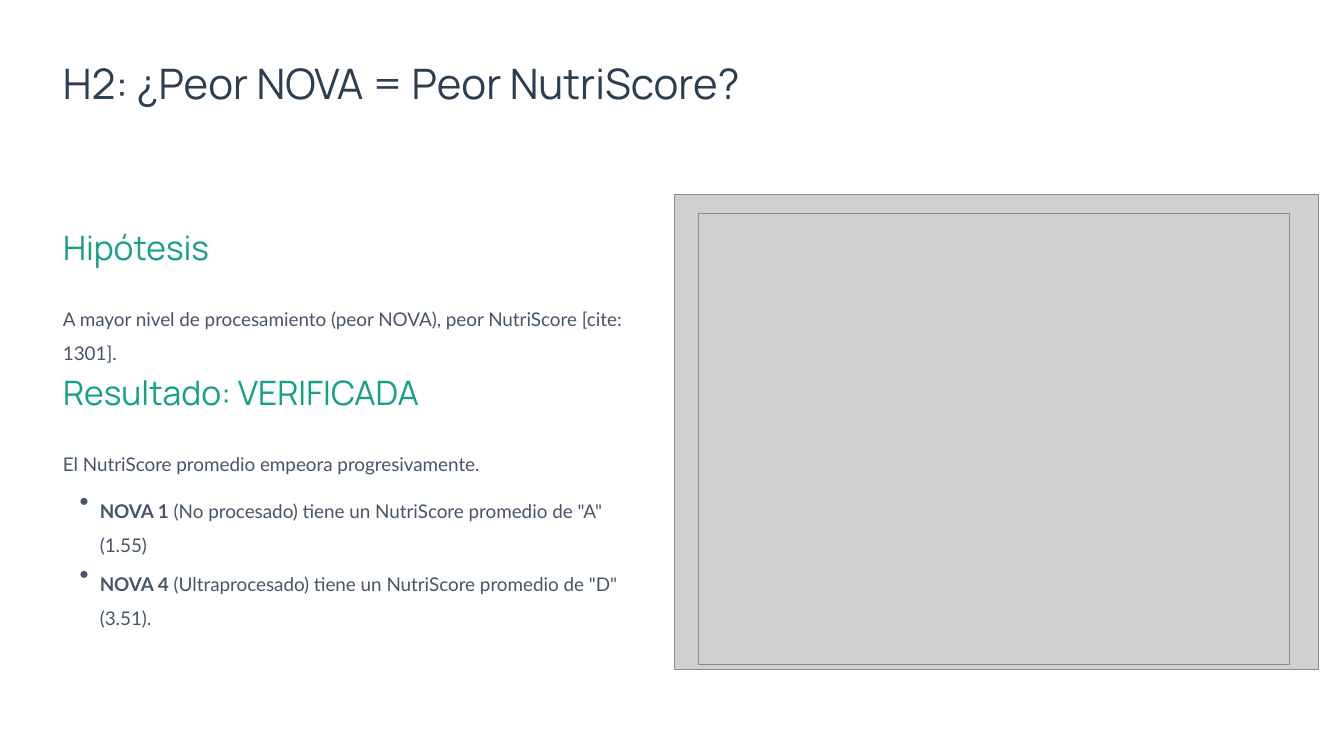
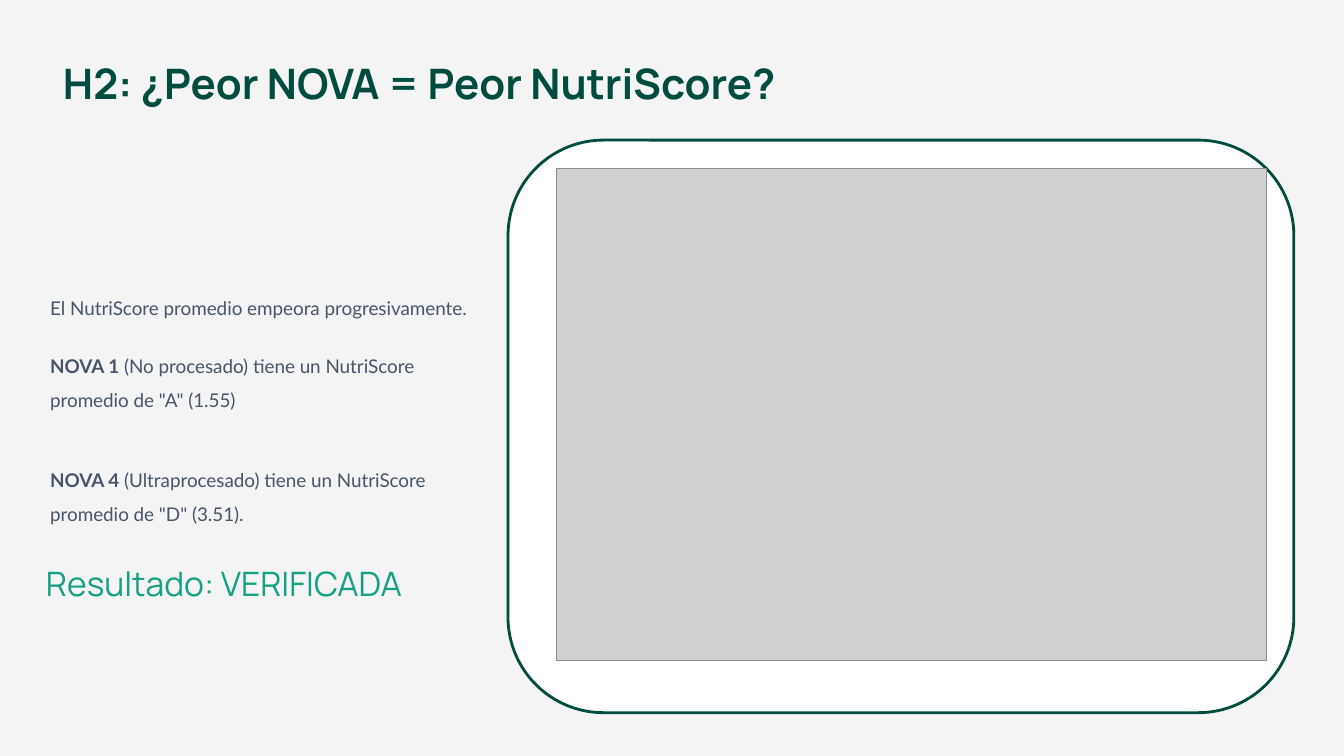
Before and after one commit to SergioMartinezRico/EDA_Nutriscore_NOVA, a slide deck: slide 11 of Análisis NutriScore vs NOVA.pptx (slide 10 before the commit). Drawn at 1344x756 pixels with LibreOffice and Linux fonts; fonts in the diff are those of the drawing; grey boxes stand for pictures. Boxes give left, top, right and bottom in pixels: in the first picture for what was removed or moved away, otherwise in the second. Text is boxed around its words. In the diff, an @@ line names an element or a change of style, - is before the commit and + after.

```diff
--- a/Análisis NutriScore vs NOVA.pptx
+++ b/Análisis NutriScore vs NOVA.pptx
@@ background #FFFFFF to #F4F4F4 @@
@@ text "H2: ¿Peor NOVA = Peor ..." at box(63, 68, 775, 107): text colour #2C3E50 to #004D40, bold on @@
@@ rounded rectangle added at box(508, 140, 1295, 713), fill #FFFFFF, outline #004D40 2 pt @@
@@ picture: place and size @@
-picture at box(699, 214, 1290, 664)
+picture at box(557, 168, 1266, 660)
@@ picture removed at box(676, 195, 1319, 669) @@
@@ text removed at box(63, 233, 209, 268) @@
-Hipótesis
@@ text "El NutriScore promedio empeora progresivamente.": place and size @@
-text "El NutriScore promedio empeora progresivamente." at box(63, 457, 479, 475)
+text "El NutriScore promedio empeora progresivamente." at box(50, 301, 467, 319)
@@ text removed at box(63, 311, 622, 363) @@
-A mayor nivel de procesamiento (peor NOVA), peor NutriScore [cite: 1301].
@@ text "NOVA 1 (No procesado) tiene ..." rewrapped from box(100, 503, 603, 555) to box(50, 358, 415, 411) @@
@@ text "NOVA 4 (Ultraprocesado) tiene un ..." rewrapped from box(100, 576, 617, 628) to box(50, 472, 426, 525) @@
@@ text removed at box(79, 489, 89, 517) @@
-•
@@ text "Resultado: VERIFICADA": place and size @@
-text "Resultado: VERIFICADA" at box(63, 380, 419, 406)
+text "Resultado: VERIFICADA" at box(46, 571, 402, 597)
@@ text removed at box(79, 562, 89, 590) @@
-•
```
Also in this commit, not shown: 14 other slides changed, 3 slides added, 3 slides removed.
